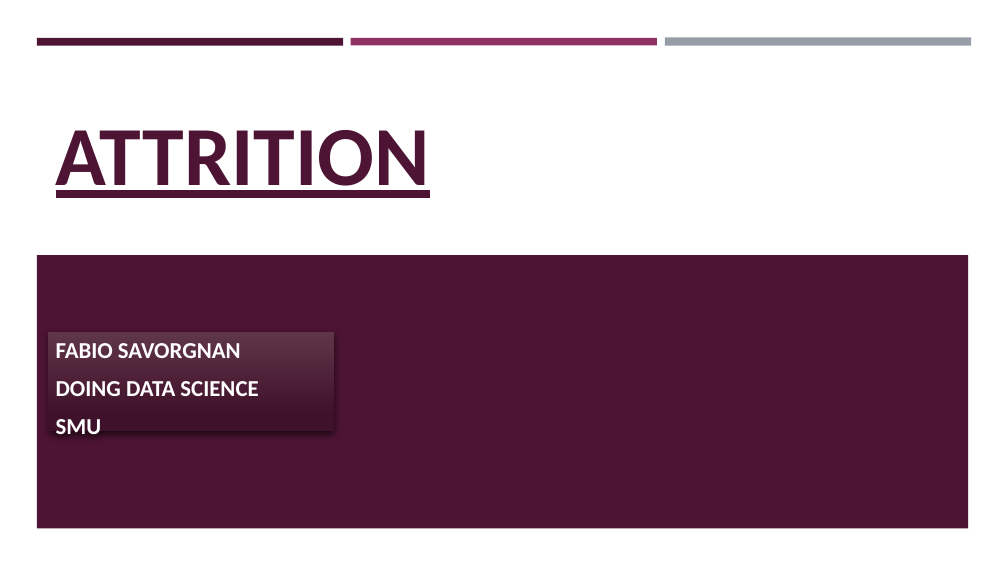
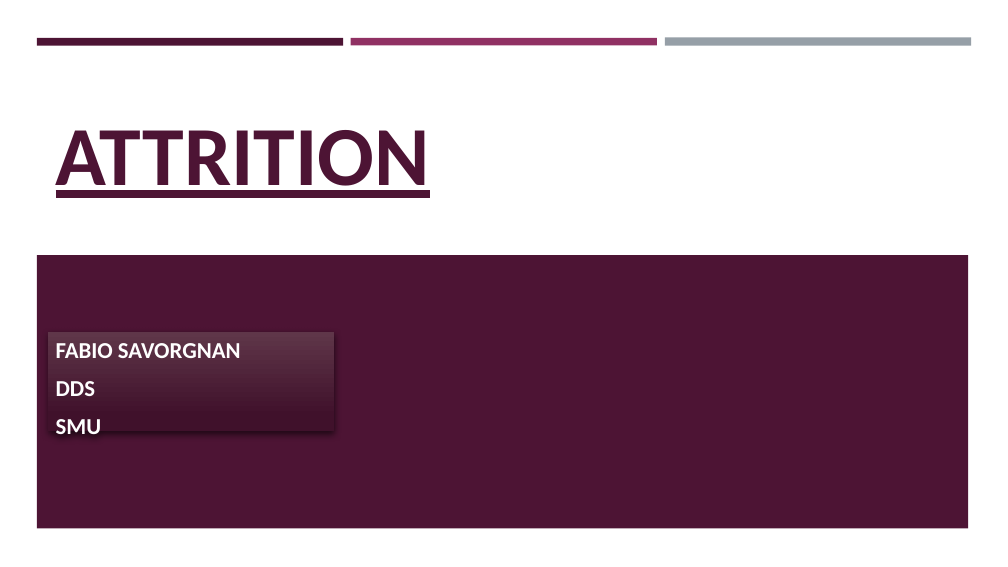
Before and after one commit to savorgnan5/CaseStudy2DDS-, a slide deck: slide 1 of Case_Study_2_Savorgnan.pptx. Drawn at 1008x567 pixels with LibreOffice and Linux fonts; fonts in the diff are those of the drawing. Boxes give left, top, right and bottom in pixels: in the first picture for what was removed or moved away, otherwise in the second. Text is boxed around its words. In the diff, an @@ line names an element or a change of style, - is before the commit and + after.

```diff
--- a/Case_Study_2_Savorgnan.pptx
+++ b/Case_Study_2_Savorgnan.pptx
@@ subtitle at (56, 381, 95, 396): text changed @@
-DOING DATA SCIENCE
+DDS
```
Also in this commit, not shown: 2 other slides changed, 1 slide added, 2 other files.
